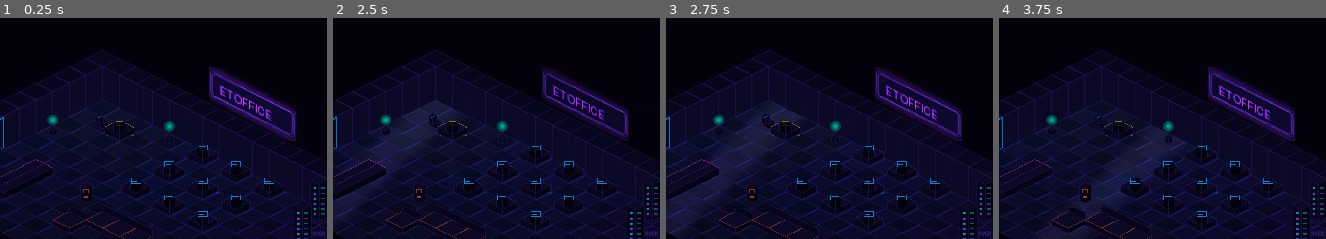
Above: before the commit, frames 1-4 (left to right).
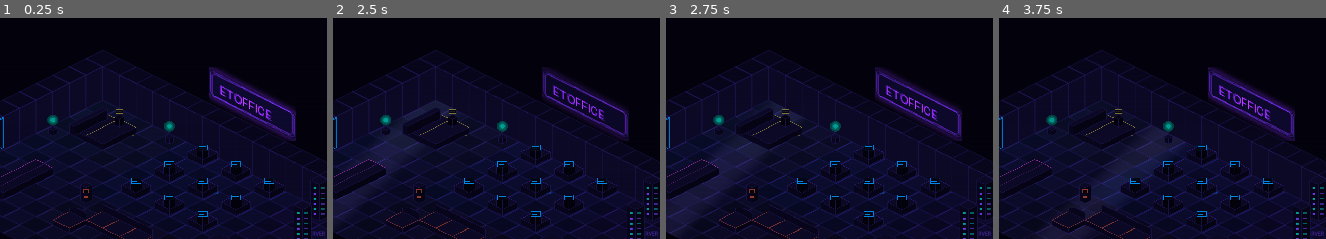
Above: after the commit, the same moments.

Repository: b2cm92ts5k-alt/et-office-desktop
Game: Godot game, scene res://scenes/office_floor.tscn
Two runs of this game, one before a commit and one after it. Both use one fixed random seed, a clock stepped at 60 frames per second and the inputs below.
Inputs:
- Up to frame 1 (0.25 s): no input
- Up to frame 2 (2.5 s): tap Enter at 0.5 s; tap Space at 1.25 s
- Up to frame 3 (2.75 s): no input
- Up to frame 4 (3.75 s): no input
The pictures show only the part of the screen within x 38-88%, y 11-61%; the shares and areas given below are measured in that part.

The runs differ from the first frame. In frame 1, 0.7% of the frame differs, in the area x 21-42%, y 40-60%; in frame 2, 1.2%; in frame 3, 1.3%, in the area x 21-42%, y 41-60%; in frame 4, 0.7%.

Commit message:
A-3 decor: โต๊ะ CEO ยาว 2 บล็อค + เก้าอี้ CEO ใหม่ (chair_ceo) โทนทอง
- gen_furniture.py: desk_ceo_long() + chair_ceo_long() (dimetric แกน +y, พนักพิง) → gen 13 ชิ้น
- office_builder.gd: วาง chair_ceo ใน EXEC SUITE + foot-center anchor ใหม่
  สำหรับเฟอร์ยาว 2 บล็อค (desk_ceo 80,56 / chair_ceo 76,52)
- assets: chair_ceo.png ใหม่ + desk_ceo.png อัปเดต

Co-Authored-By: Claude Opus 4.8 <noreply@anthropic.com>

Diff:
--- a/godot/scripts/office_builder.gd
+++ b/godot/scripts/office_builder.gd
@@ -34,8 +34,8 @@
 const FURN_DIR := "res://assets/sprites/furniture/"
 const FURNITURE := [
 	# EXEC SUITE (0,0,6,5) — โต๊ะ CEO โทนทอง + เก้าอี้ + ต้นไม้ประดับ
-	{"f": "desk_ceo.png",         "c": Vector2i(3, 2)},
-	{"f": "chair.png",            "c": Vector2i(2, 2)},
+	{"f": "desk_ceo.png",         "c": Vector2i(3, 2)},   # ยาว 2 บล็อค คลุม 3,2 3,3
+	{"f": "chair_ceo.png",        "c": Vector2i(2, 2)},   # ยาว 2 บล็อค คลุม 2,2 2,3
 	{"f": "plant_a.png",          "c": Vector2i(1, 4)},
 	{"f": "plant_b.png",          "c": Vector2i(5, 1)},
 	# OPS FLOOR (6,0,7,7) — โต๊ะทำงานตรงจุดที่ agent นั่ง (DESK_SPOTS)
@@ -74,7 +74,9 @@
 # ค่ามาจาก base ของ box()/slab() ใน gen_furniture.py = (cx, by - bh/2)
 # board_whiteboard ไม่อยู่ที่นี่ — เป็นของแขวนผนัง (ใช้ cell + raise แทน)
 const FC := {
-	"desk_agent.png": Vector2(32, 44), "desk_ceo.png": Vector2(32, 44),
+	"desk_agent.png": Vector2(32, 44),
+	# CEO desk/chair ยาว 2 บล็อค (แกน +y) → fc = กลางฐาน "tile หลัง" (gy แรก) → c=cell หลัง คลุม c..c+(0,1)
+	"desk_ceo.png": Vector2(80, 56), "chair_ceo.png": Vector2(76, 52),
 	"chair.png": Vector2(16, 30), "machine_coffee.png": Vector2(16, 38),
 	"rack_server.png": Vector2(24, 82), "bed_bunk.png": Vector2(32, 60),
 	"plant_a.png": Vector2(16, 40), "plant_b.png": Vector2(16, 40),
Binary file added: godot/assets/sprites/furniture/chair_ceo.png
Not shown, added: godot/assets/sprites/furniture/chair_ceo.png.import
Binary file changed: godot/assets/sprites/furniture/desk_ceo.png
Not shown, changed: art-src/gen_furniture.py
